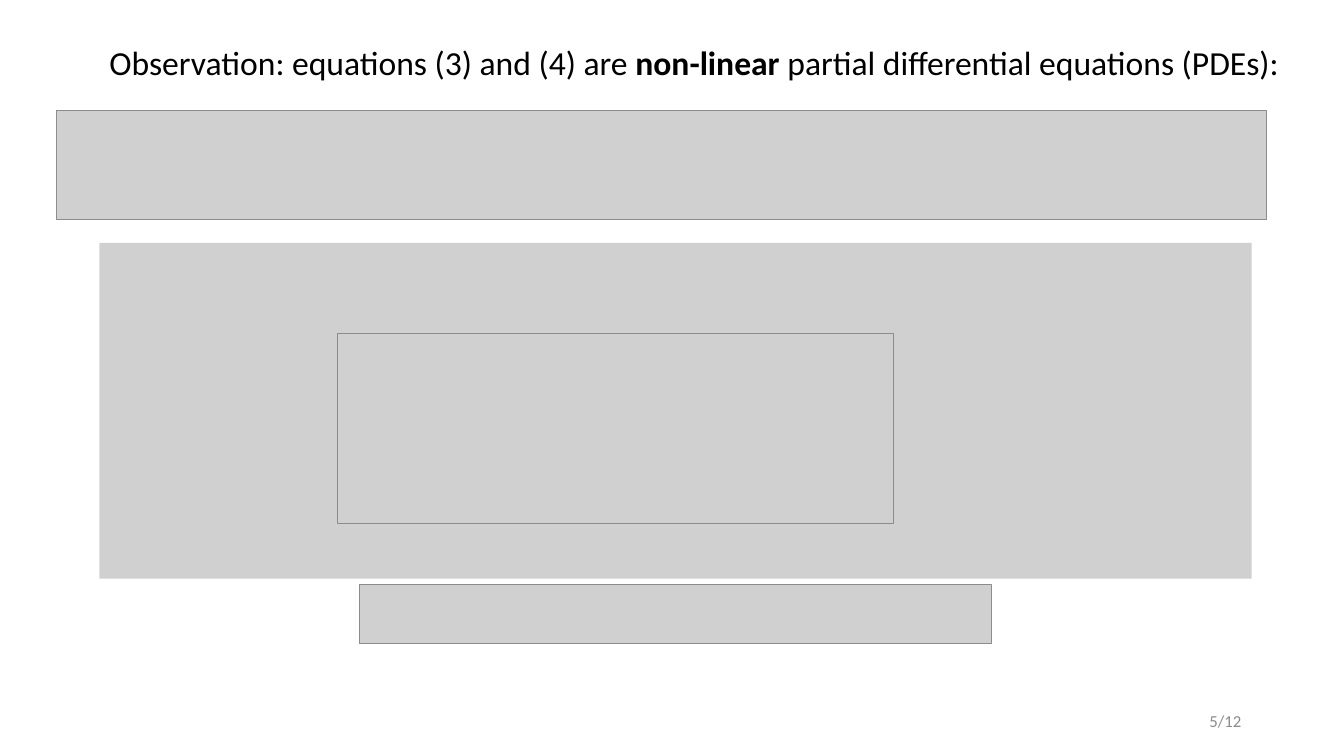
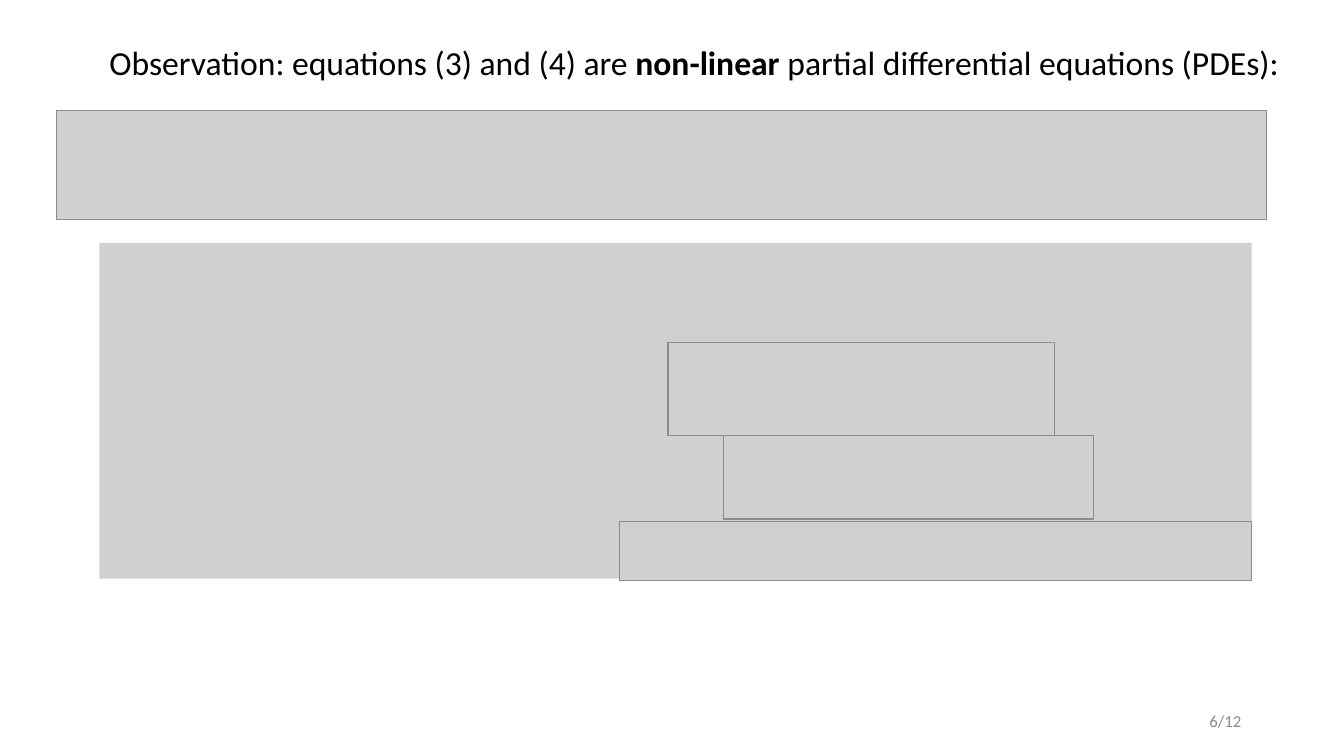
Before and after one commit to sultanaitzhan/Capstone, a slide deck: slide 7 of Semester 1 Presentation/presentation.pptx (slide 5 before the commit). Drawn at 1344x756 pixels with LibreOffice and Linux fonts; fonts in the diff are those of the drawing; grey boxes stand for pictures. Boxes give left, top, right and bottom in pixels: in the first picture for what was removed or moved away, otherwise in the second. Text is boxed around its words. In the diff, an @@ line names an element or a change of style, - is before the commit and + after.

```diff
--- a/Semester 1 Presentation/presentation.pptx
+++ b/Semester 1 Presentation/presentation.pptx
@@ picture resized from (x1=337, y1=334, x2=893, y2=524) to (x1=668, y1=343, x2=1056, y2=436) @@
@@ picture added at (x1=724, y1=436, x2=1095, y2=518) @@
@@ picture moved from (x1=359, y1=585, x2=991, y2=643) to (x1=619, y1=522, x2=1251, y2=581) @@
@@ text at (x1=1209, y1=715, x2=1241, y2=728): text changed @@
-5/12
+6/12
```
Also in this commit, not shown: 6 other slides changed, 4 slides added, 1 slide removed, 33 other files.
